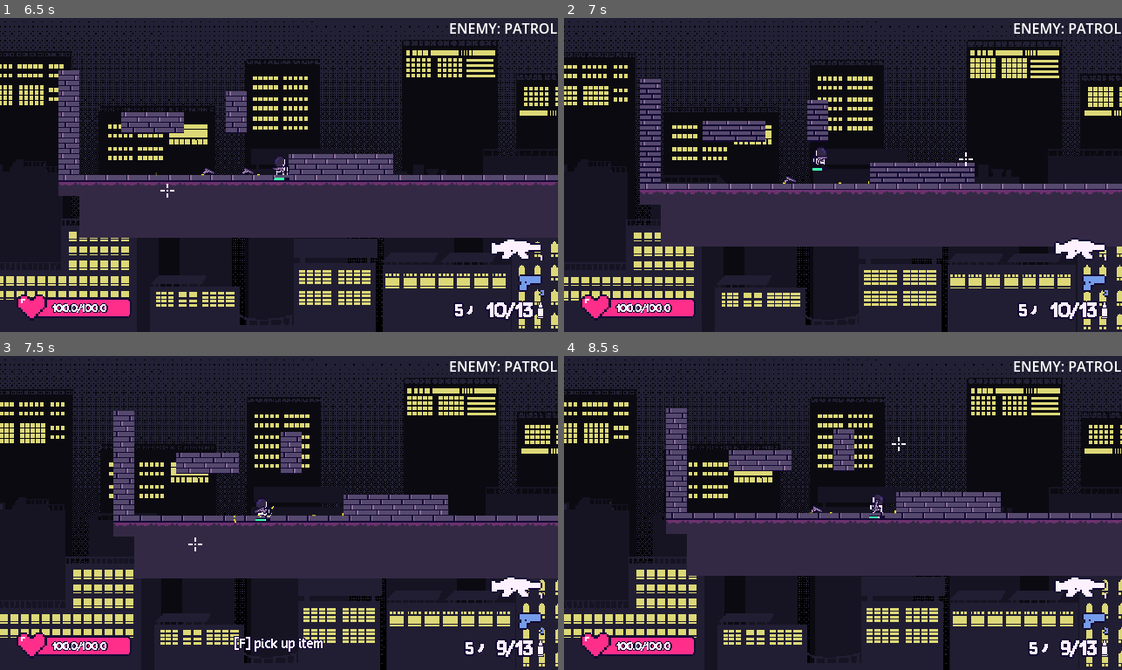
Above: before the commit, frames 1-4 (two rows, left to right).
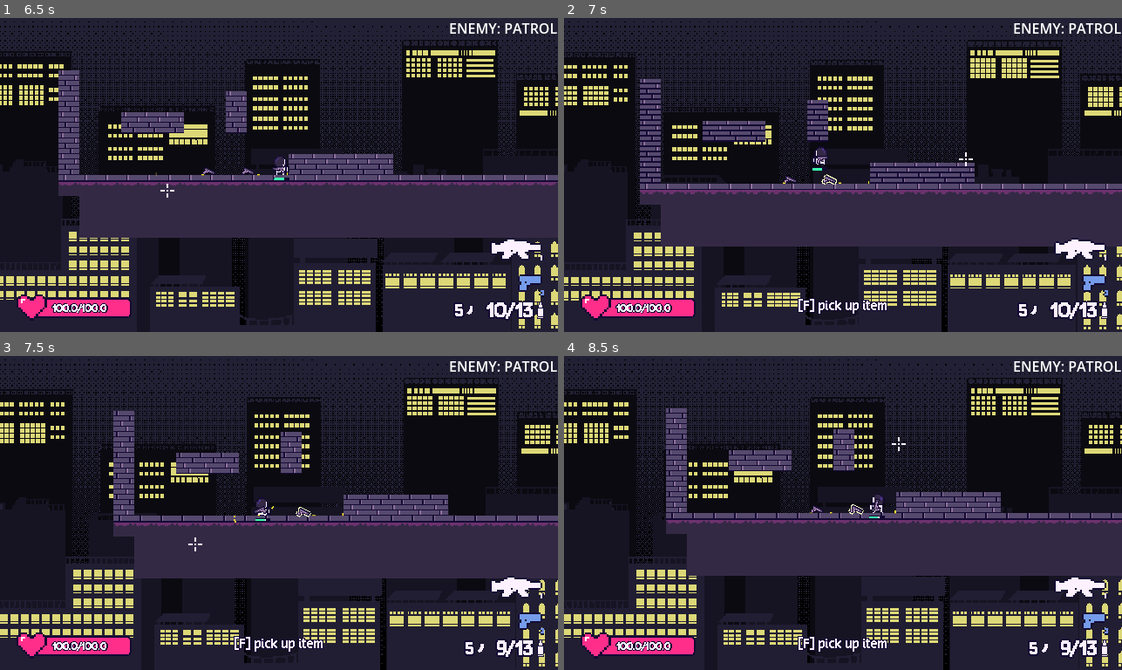
Above: after the commit, the same moments.

Repository: kyteidev/rogueshot
Game: Godot game, scene res://scenes/game_debug.tscn
Same seed, same stepped clock (60 frames per second), same inputs: the game is played once before the commit and once after it.
Inputs (mouse positions are in pixels of both pictures, inside the frame that each line leads up to):
- Up to frame 1 (6.5 s): tap Enter at 0.5 s; move the mouse to (401, 159) at 0.52 s; hold D (player_right) 0.53-1.25 s; hold Z (player_facing_lock) 0.53-1.25 s; click (401, 159) at 0.67 s; tap W (player_jump) at 0.77, 3.77 s; drag from (167, 190) to (306, 171) at 1.27 s; move the mouse to (334, 105) at 2.02 s; press the mouse at (334, 105) at 2.03 s; hold A (player_left) 2.03-2.75 s; release the mouse at (334, 105) at 2.75 s; drag from (251, 237) to (111, 127) at 2.77 s; move the mouse to (446, 222) at 3.52 s; hold D (player_right) 3.53-4.25 s; tap Q (weapon_cycle) at 3.6 s; drag from (111, 127) to (306, 171) at 4.27 s; move the mouse to (306, 175) at 5.02 s; hold D (player_right) 5.03-5.75 s; tap 2 (weapon_secondary) at 5.1 s; click (306, 175) at 5.17 s; drag from (195, 96) to (167, 190) at 5.77 s
- Up to frame 2 (7 s): move the mouse to (965, 159) at 6.52 s; hold A (player_left) from 6.53 s (still down); tap F (player_interact) at 6.6 s; tap W (player_jump) at 6.77 s
- Up to frame 3 (7.5 s): release A (player_left) at 7.25 s; drag from (167, 528) to (251, 575) at 7.27 s
- Up to frame 4 (8.5 s): move the mouse to (898, 443) at 8.02 s; hold D (player_right) from 8.03 s (still down); hold Shift (player_sprint) from 8.03 s (still down)

Frame 1 is identical in both runs. In frame 2, 0.3% of the frame differs, in the area x 41-58%, y 49-95%; in frame 3, less than 0.1%; in frame 4, 0.3%, in the area x 41-58%, y 47-95%.
Error after the commit: Invalid call. Nonexistent function 'show_outline' in base 'Nil'. (res://scripts/characters/player.gd:478)

Commit message:
only make item in front of player highlighted

Diff:
--- a/scripts/characters/player.gd
+++ b/scripts/characters/player.gd
@@ -465,11 +465,16 @@
 
 	# get closest item and highlight it
 	for item: Node2D in items_in_range:
+		item.hide_outline()
+
+		var facing := -1.0 if flipped else 1.0
+		if (item.global_position.x - global_position.x) * facing < 0.0:
+			continue
+
 		var distance: float = global_position.distance_to(item.global_position)
-		if not closest_distance or distance < closest_distance:
+		if not closest_distance or abs(distance) < closest_distance:
 			closest_item = item
 			closest_distance = distance
-		item.hide_outline()
 	closest_item.show_outline()
 	hud.update_hint_label(true, "player_interact", "pick up item")
 
